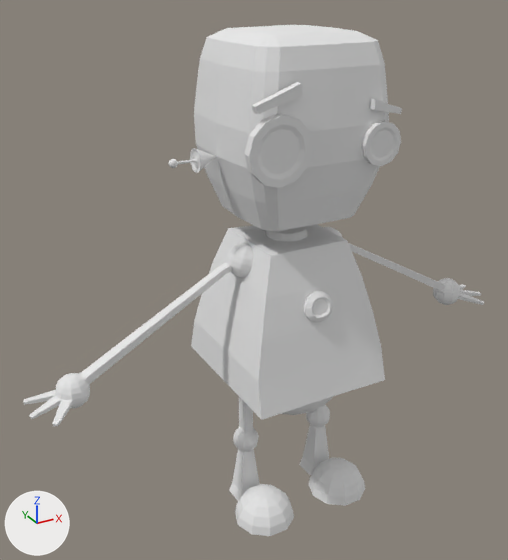
The Blender file Blender_Files/cute_robot.blend as it was, and as the next commit left it.
Camera for both pictures: a 50 mm lens placed at (-4.72, -7.67, 6.75), pointed at (-0.38, 0.23, 2.81). Lighting does not change. The marker at lower left points along +X, +Y and +Z.

Names of what the first picture shows: 'eyes', 'robot'.
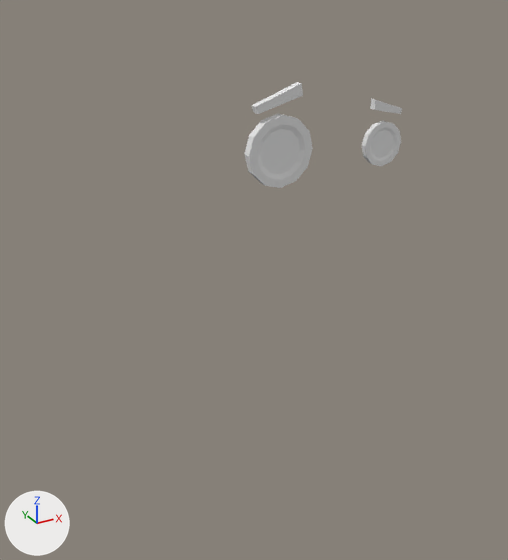
The change, as a list of edits to the scene's bpy script:
```text
Change ob_robot:
    add ob_robot.hide_set(True)  # wire or fog, not drawn
```

Changed parts and their boxes (x1, y1, x2, y2) in the pictures (508 x 560 px):
'robot', hidden: before (23, 25, 484, 536)
